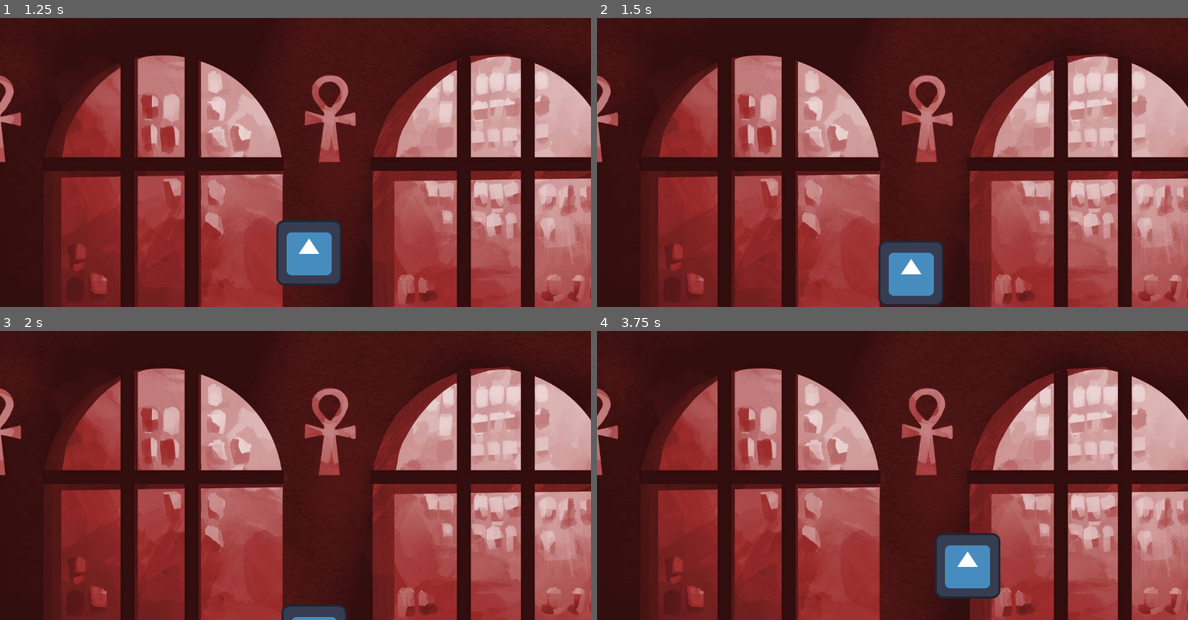
Above: before the commit, frames 1-4 (two rows, left to right).
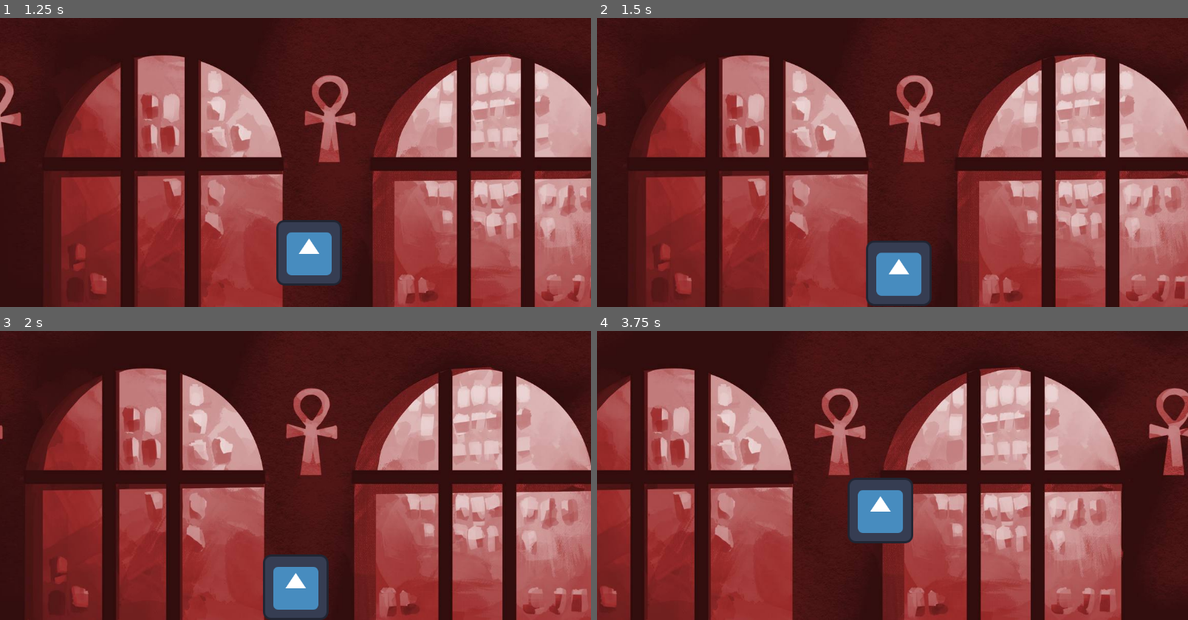
Above: after the commit, the same moments.

Repository: kitkat948/Beat_em_up_following_chris_tutorial
Game: Godot game, scene res://Scenes/Levels/world.tscn
Two runs of this game, one before a commit and one after it. Both use one fixed random seed, a clock stepped at 60 frames per second and the inputs below. The engine's default icon, where the game draws it, is replaced by a stand-in: a white triangle on a blue panel in a dark square.
Inputs:
- Up to frame 1 (1.25 s): tap Enter at 0.5 s; hold Right (ui_right) from 0.53 s (still down)
- Up to frame 2 (1.5 s): release Right (ui_right) at 1.28 s; hold Down (ui_down) from 1.28 s (still down)
- Up to frame 3 (2 s): keep holding Down (ui_down)
- Up to frame 4 (3.75 s): release Down (ui_down) at 2.03 s; hold Right (ui_right) 2.03-2.78 s; hold Up (ui_up) 2.78-3.53 s; hold Left (ui_left) from 3.53 s (still down)

Frame 1 is identical in both runs. In frame 2, 33% of the frame differs, in the area x 0-100%, y 12-100%; in frame 3, 40%; in frame 4, 64%, in the area x 0-100%, y 0-100%.

Commit message:
Midway through 2nd video

Diff:
--- a/Scenes/Characters/MainPlayer.tscn
+++ b/Scenes/Characters/MainPlayer.tscn
@@ -4,7 +4,16 @@
 [ext_resource type="Texture2D" uid="uid://ns2yxbgynjfg" path="res://Art/Players/icon.svg" id="2_t1bcf"]
 
 [node name="Player" unique_id=771166640 instance=ExtResource("1_oopdl")]
+collision_layer = 2
+collision_mask = 9
 speed = 20.0
 
 [node name="CharacterSprite" parent="." index="0" unique_id=281063545]
 texture = ExtResource("2_t1bcf")
+
+[node name="Camera2D" type="Camera2D" parent="." index="3" unique_id=1971304598]
+limit_left = 0
+limit_top = 0
+limit_right = 10000
+limit_bottom = 565
+position_smoothing_enabled = true
--- a/Scenes/Levels/LevelOne.tscn
+++ b/Scenes/Levels/LevelOne.tscn
@@ -1,7 +1,30 @@
-[gd_scene format=3 uid="uid://brd7r21j06a4n"]
+[gd_scene format=3 uid="uid://dwetlwauff08p"]
 
+[ext_resource type="PackedScene" uid="uid://brd7r21j06a4n" path="res://Scenes/Levels/Levels.tscn" id="1_roxgl"]
 [ext_resource type="Texture2D" uid="uid://dna3vmn21j3no" path="res://Art/Levels/photo_2026-11-09_13-37-49.jpg" id="1_vwlbn"]
 
-[node name="Node2D" type="Sprite2D" unique_id=215302438]
+[sub_resource type="RectangleShape2D" id="RectangleShape2D_1vivr"]
+size = Vector2(2812.25, 313)
+
+[sub_resource type="RectangleShape2D" id="RectangleShape2D_8wook"]
+size = Vector2(143.5625, 580.5)
+
+[node name="LevelOneSprite" unique_id=215302438 instance=ExtResource("1_roxgl")]
 texture = ExtResource("1_vwlbn")
-centered = false
+
+[node name="Walls" type="Node2D" parent="." index="0" unique_id=1142029012]
+
+[node name="StaticBodyWalls" type="StaticBody2D" parent="Walls" index="0" unique_id=1599640677]
+collision_mask = 0
+
+[node name="UpperWall" type="CollisionShape2D" parent="Walls/StaticBodyWalls" index="0" unique_id=1367884856]
+position = Vector2(1284, 157.5)
+shape = SubResource("RectangleShape2D_1vivr")
+
+[node name="LowerWall" type="CollisionShape2D" parent="Walls/StaticBodyWalls" index="1" unique_id=160878112]
+position = Vector2(1279, 722)
+shape = SubResource("RectangleShape2D_1vivr")
+
+[node name="LeftWall" type="CollisionShape2D" parent="Walls/StaticBodyWalls" index="2" unique_id=1135103736]
+position = Vector2(-72, 503)
+shape = SubResource("RectangleShape2D_8wook")
--- /dev/null
+++ b/Scenes/Levels/Levels.tscn
@@ -0,0 +1,4 @@
+[gd_scene format=3 uid="uid://brd7r21j06a4n"]
+
+[node name="LevelSprite" type="Sprite2D" unique_id=215302438]
+centered = false
--- a/Scenes/Levels/world.tscn
+++ b/Scenes/Levels/world.tscn
@@ -1,11 +1,11 @@
 [gd_scene format=3 uid="uid://ck656tkf1aes1"]
 
-[ext_resource type="PackedScene" uid="uid://brd7r21j06a4n" path="res://Scenes/Levels/LevelOne.tscn" id="1_v6wy8"]
+[ext_resource type="PackedScene" uid="uid://dwetlwauff08p" path="res://Scenes/Levels/LevelOne.tscn" id="1_v6wy8"]
 [ext_resource type="PackedScene" uid="uid://bwsxpx3xqjeon" path="res://Scenes/Characters/MainPlayer.tscn" id="2_6pun2"]
 
 [node name="World" type="Node2D" unique_id=1063734432]
 
-[node name="Node2D" parent="." unique_id=215302438 instance=ExtResource("1_v6wy8")]
+[node name="LevelSprite" parent="." unique_id=215302438 instance=ExtResource("1_v6wy8")]
 
 [node name="Player" parent="." unique_id=771166640 instance=ExtResource("2_6pun2")]
 position = Vector2(463, 523)
--- a/project.godot
+++ b/project.godot
@@ -22,6 +22,14 @@
 window/stretch/aspect="expand"
 window/stretch/scale_mode="integer"
 
+[layer_names]
+
+2d_physics/layer_1="Walls"
+2d_physics/layer_2="Players"
+2d_physics/layer_3="Enemies"
+2d_physics/layer_4="Destructables"
+2d_physics/layer_5="Collectables"
+
 [physics]
 
 3d/physics_engine="Jolt Physics"
